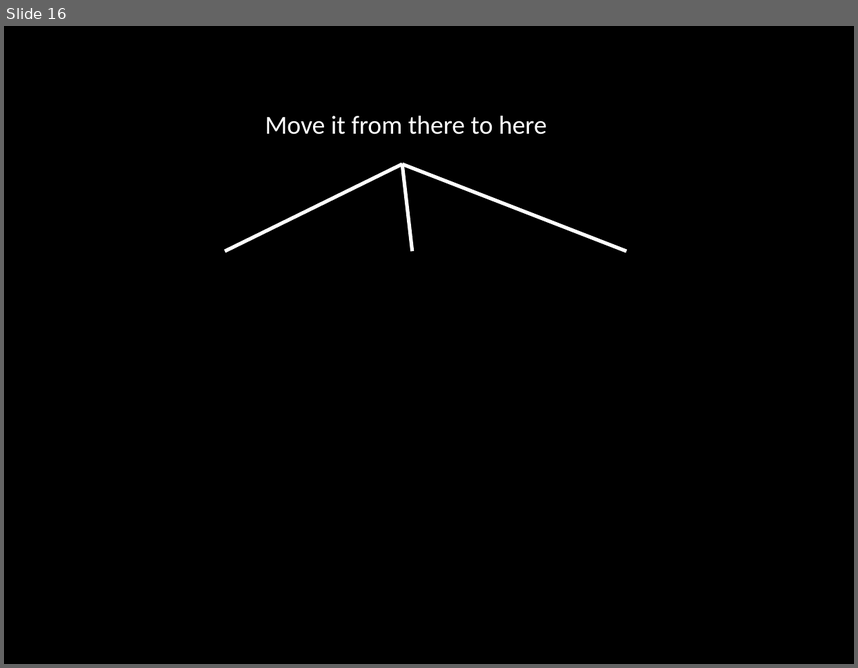
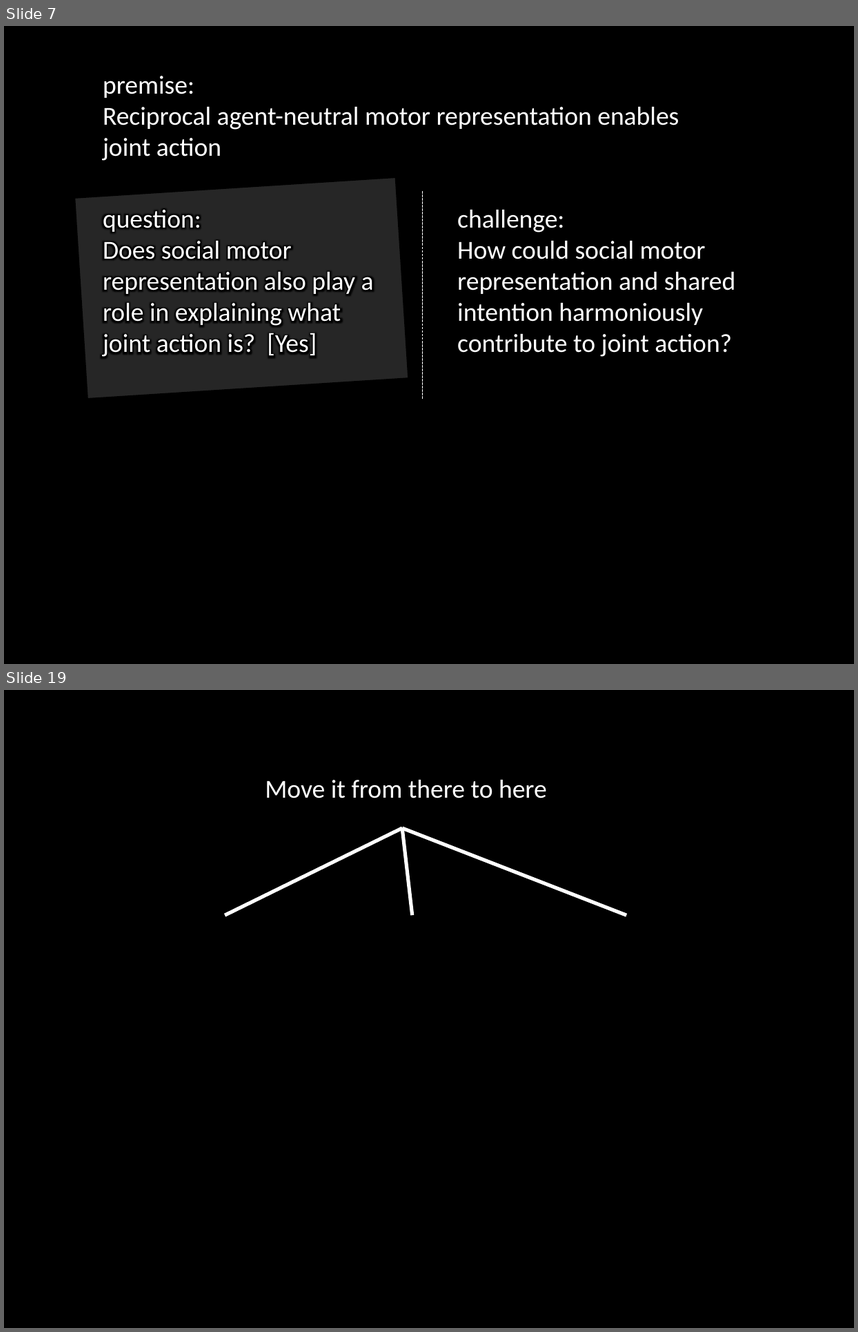
Before and after one commit to butterfill/writing, a slide deck: conf joint action --- sharing goals vs sharing intentions cambridge 2012 talk/intention and motor representation in joint action v2.pptx. Shown one above the other, each under a label of ours: slide 16 before the commit, slides 7 and 19 after it; the slides between them are not shown. The pictures are 858x668 and 858x1332 pixels, drawn with LibreOffice and Linux fonts; fonts in the diff are those of the drawing. Boxes give left, top, right and bottom in pixels: in the first picture for what was removed or moved away, otherwise in the second. Text is boxed around its words. In the diff, an @@ line names an element or a change of style, - is before the commit and + after.

```diff
--- a/conf joint action --- sharing goals vs sharing intentions cambridge 2012 talk/intention and motor representation in joint action v2.pptx
+++ b/conf joint action --- sharing goals vs sharing intentions cambridge 2012 talk/intention and motor representation in joint action v2.pptx
@@ slide 7 added at [4, 26, 854, 664], background #000000 @@
@@ text added at [103, 76, 679, 161], 22 pt, text #FFFFFF @@
+premise:
+Reciprocal agent-neutral motor representation enables joint action
@@ rectangle added at [75, 177, 409, 399], fill #262626, outline #000000 0.75 pt @@
@@ line added from (422, 191) to (422, 399), #FFFFFF 0.75 pt dashed @@
@@ text added at [103, 210, 374, 357], 22 pt, text #FFFFFF @@
+question:
+Does social motor representation also play a role in explaining what joint action is? [Yes]
@@ text added at [457, 210, 735, 357], 22 pt, text #FFFFFF @@
+challenge:
+How could social motor representation and shared intention harmoniously contribute to joint action?
@@ what was slide 16 is now slide 19 @@
```
Also in this commit, not shown: 18 slides changed, 7 other slides added, 1 slide removed.
